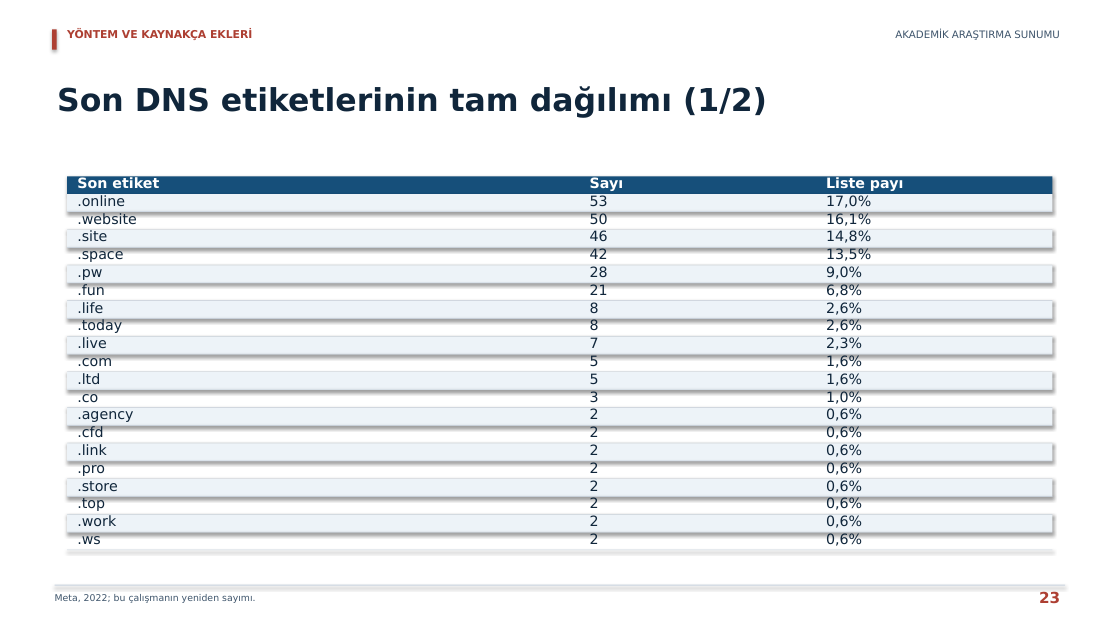
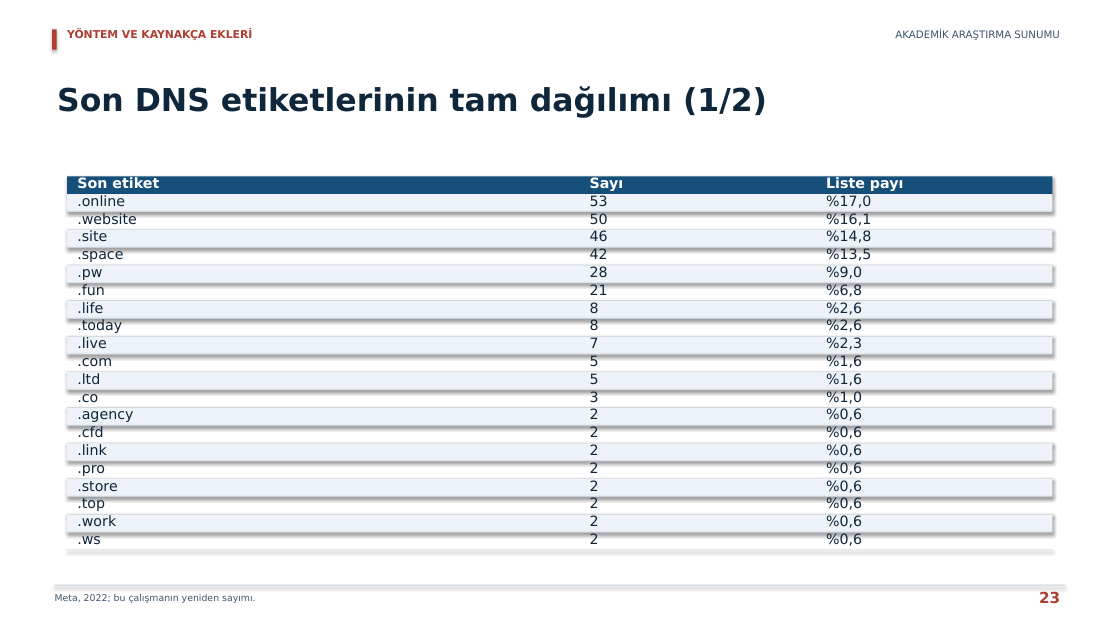
Before and after one commit to erdemkulaclii/SUNUM, a slide deck: slide 23 of output/AKADEMIK_ODAKLI_SUNUM.pptx. Drawn at 1120x630 pixels with LibreOffice and Linux fonts; fonts in the diff are those of the drawing. Boxes give left, top, right and bottom in pixels: in the first picture for what was removed or moved away, otherwise in the second. Text is boxed around its words. In the diff, an @@ line names an element or a change of style, - is before the commit and + after.

```diff
--- a/output/AKADEMIK_ODAKLI_SUNUM.pptx
+++ b/output/AKADEMIK_ODAKLI_SUNUM.pptx
@@ text at bbox=[826, 195, 871, 208]: text changed @@
-17,0%
+%17,0
@@ text at bbox=[826, 212, 871, 226]: text changed @@
-16,1%
+%16,1
@@ text at bbox=[826, 230, 871, 243]: text changed @@
-14,8%
+%14,8
@@ text at bbox=[826, 248, 871, 261]: text changed @@
-13,5%
+%13,5
@@ text at bbox=[826, 266, 862, 279]: text changed @@
-9,0%
+%9,0
@@ text at bbox=[826, 283, 862, 297]: text changed @@
-6,8%
+%6,8
@@ text at bbox=[826, 302, 862, 315]: text changed @@
-2,6%
+%2,6
@@ text at bbox=[826, 319, 862, 332]: text changed @@
-2,6%
+%2,6
@@ text at bbox=[826, 337, 862, 350]: text changed @@
-2,3%
+%2,3
@@ text at bbox=[826, 355, 862, 370]: text changed @@
-1,6%
+%1,6
@@ text at bbox=[826, 373, 862, 386]: text changed @@
-1,6%
+%1,6
@@ text at bbox=[826, 390, 862, 404]: text changed @@
-1,0%
+%1,0
@@ text at bbox=[826, 408, 862, 421]: text changed @@
-0,6%
+%0,6
@@ text at bbox=[826, 426, 862, 439]: text changed @@
-0,6%
+%0,6
@@ text at bbox=[826, 444, 862, 457]: text changed @@
-0,6%
+%0,6
@@ text at bbox=[826, 461, 862, 475]: text changed @@
-0,6%
+%0,6
@@ text at bbox=[826, 480, 862, 493]: text changed @@
-0,6%
+%0,6
@@ text at bbox=[826, 497, 862, 510]: text changed @@
-0,6%
+%0,6
@@ text at bbox=[826, 515, 862, 528]: text changed @@
-0,6%
+%0,6
@@ text at bbox=[826, 533, 862, 548]: text changed @@
-0,6%
+%0,6
```
Also in this commit, not shown: 6 other slides changed, 24 other files.
